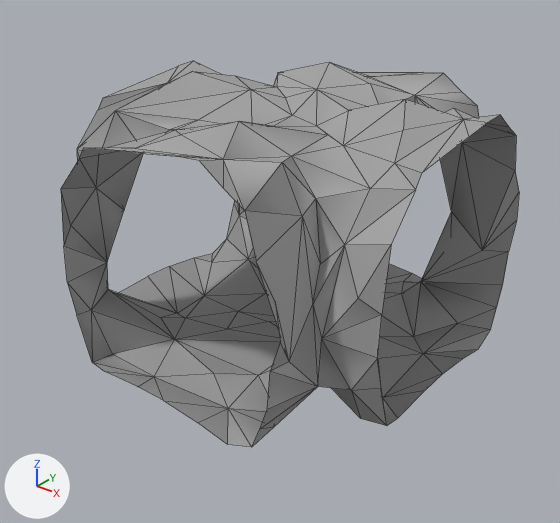
One commit to the glTF model Rogue-Robots/Assets/Models/ModularBlocks/PlusHorizontalConnector.gltf: the scene before it, then after it.
Rendered twice from a 50 mm lens placed at (6.08, -7.68, 6.64), pointed at (0.13, -0.24, 2.03). Every picture has the same lights, and +X, +Y and +Z are marked at lower left. Mesh edges are drawn as thin lines. Vertices at the same position are counted once.

In view in the first picture: 'PlusHorizontalConnector'.
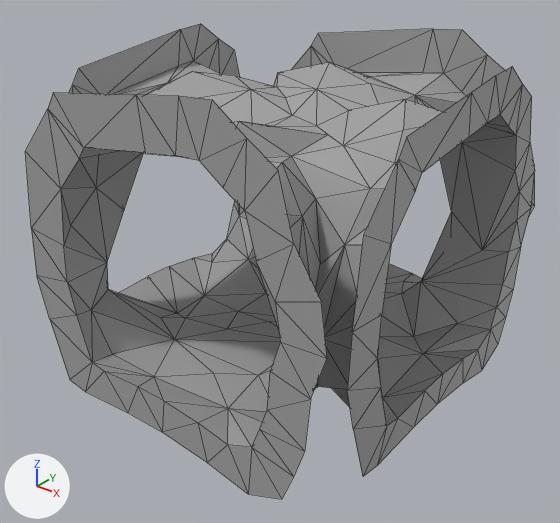
Where the change shows, as pixel boxes [x1, y1, x2, y2] in the pictures (560 x 523 px):
'PlusHorizontalConnector', reshaped (11% wider, 23% taller)
    before: [61, 61, 519, 447]
    after: [25, 24, 535, 499]
part 1 of me_scene_037, added
    after: [25, 24, 535, 499]

The change, as a diff of the scene's bpy script:
```diff
--- a/Rogue-Robots/Assets/Models/ModularBlocks/PlusHorizontalConnector.gltf.py
+++ b/Rogue-Robots/Assets/Models/ModularBlocks/PlusHorizontalConnector.gltf.py
@@ me_scene_037 @@
 # used by ob_plushorizontalconnector; location = (0.0, 0.0, 0.0)
-me_scene_037.from_pydata(...)  # 207 vertices, 326 faces; spans x -2.5..2.5, y -2.5..2.5, z 0.73..4.41
+me_scene_037.from_pydata(...)  # 299 vertices, 510 faces; spans x -2.5..2.51, y -2.5..2.5, z 0.29..4.85
+# me_scene_037 part 1
+# 92 vertices are added at x -2.5..2.51, y -2.5..2.5, z 0.29..4.85
+# 88 new faces join them, mat_pp_standard_material_112 (picture img_pp_color_palette)
+# 96 new faces join them, mat_pp_standard_material_114 (picture img_pp_color_palette)
 me_scene_037.materials.append(mat_pp_standard_material_112)
```
